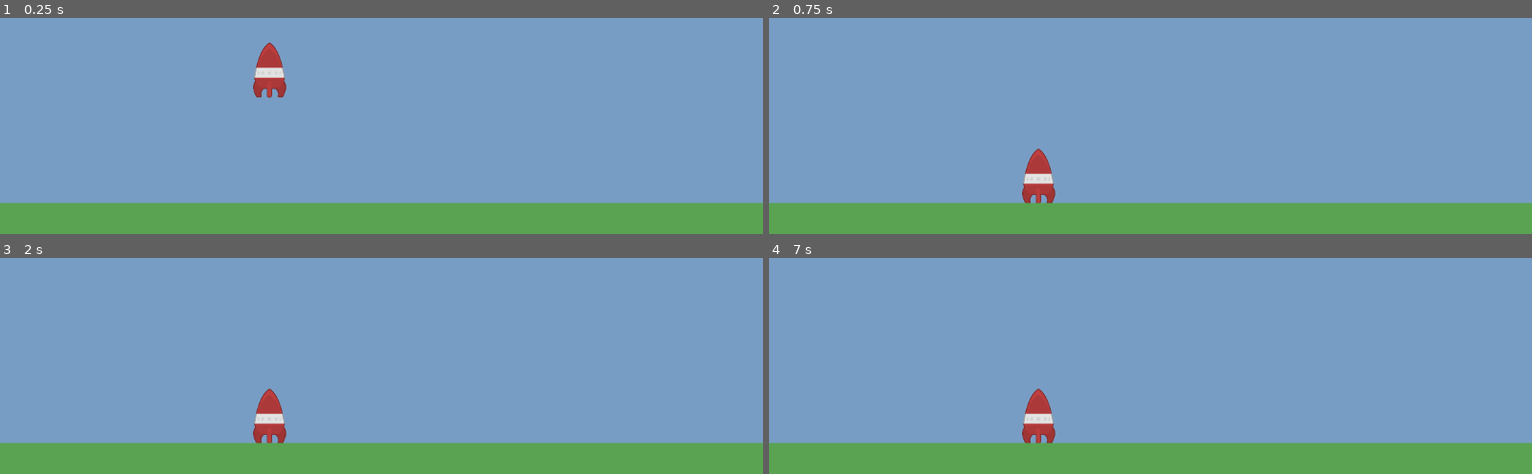
Above: before the commit, frames 1-4 (two rows, left to right).
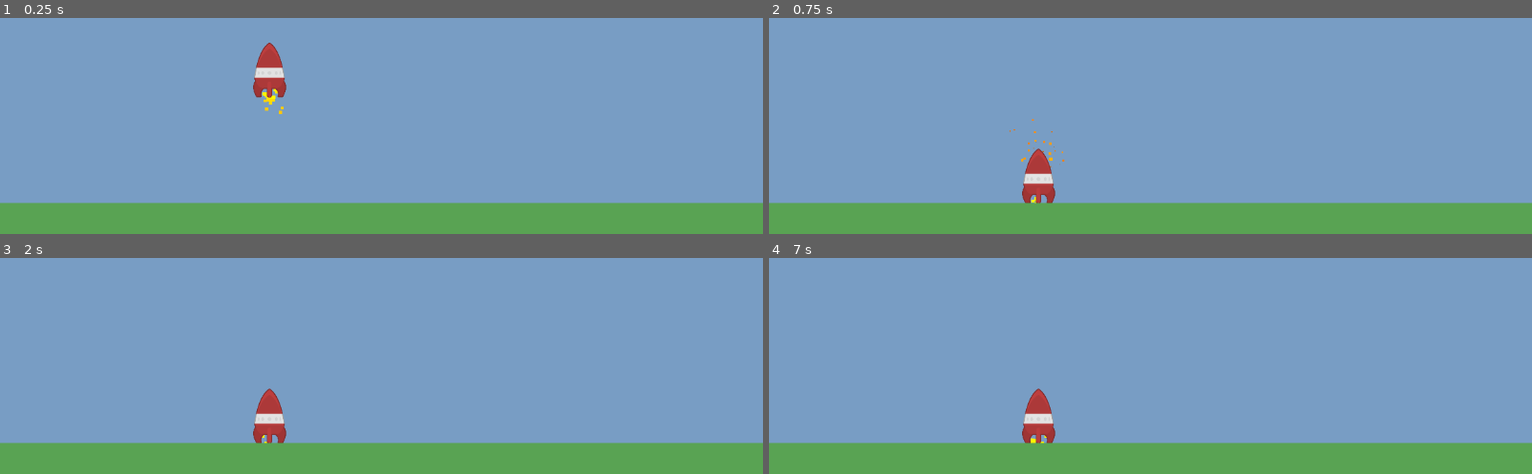
Above: after the commit, the same moments.

Repository: trflorian/galactic-hopper
Game: Godot game, scene res://game.tscn
Same seed, same stepped clock (60 frames per second), same inputs: the game is played once before the commit and once after it.
Inputs:
- Up to frame 1 (0.25 s): no input
- Up to frame 2 (0.75 s): no input
- Up to frame 3 (2 s): tap Enter at 1.25 s
- Up to frame 4 (7 s): tap Space at 2, 3.5, 5 s; tap Enter at 2.75, 4.25 s

The runs differ from the first frame. In frame 1, 0.1% of the frame differs, in the area x 34-38%, y 32-45%; in frame 2, less than 0.1%; in frame 3, less than 0.1%; in frame 4, less than 0.1%.

Commit message:
rocket fire particles

Diff:
--- a/game.tscn
+++ b/game.tscn
@@ -1,6 +1,39 @@
-[gd_scene load_steps=6 format=3 uid="uid://d31x4j4vwnl8r"]
+[gd_scene load_steps=11 format=3 uid="uid://d31x4j4vwnl8r"]
 
 [ext_resource type="Texture2D" uid="uid://dl7ycs1ynhdqf" path="res://hopper.png" id="1_ma4h7"]
+
+[sub_resource type="Gradient" id="Gradient_3egah"]
+offsets = PackedFloat32Array(0, 0.514539, 1)
+colors = PackedColorArray(1, 1, 0, 1, 1, 0.514333, 0.06, 1, 0.180005, 0.180005, 0.180005, 0.721569)
+
+[sub_resource type="GradientTexture1D" id="GradientTexture1D_badq0"]
+gradient = SubResource("Gradient_3egah")
+
+[sub_resource type="Curve" id="Curve_6gix7"]
+_data = [Vector2(0, 1), 0.0, 0.0, 0, 0, Vector2(1, 0), 0.0, 0.0, 0, 0]
+point_count = 2
+
+[sub_resource type="CurveTexture" id="CurveTexture_j2v7p"]
+curve = SubResource("Curve_6gix7")
+
+[sub_resource type="ParticleProcessMaterial" id="ParticleProcessMaterial_icb4k"]
+emission_shape = 3
+emission_box_extents = Vector3(10, 1, 1)
+particle_flag_disable_z = true
+direction = Vector3(0, 1, 0)
+spread = 21.17
+initial_velocity_min = 210.4
+initial_velocity_max = 375.88
+orbit_velocity_min = 0.0
+orbit_velocity_max = 0.0
+scale_min = 4.0
+scale_max = 6.0
+scale_curve = SubResource("CurveTexture_j2v7p")
+color_ramp = SubResource("GradientTexture1D_badq0")
+turbulence_enabled = true
+turbulence_influence_min = 0.03
+turbulence_initial_displacement_min = -49.8
+turbulence_initial_displacement_max = 30.7
 
 [sub_resource type="RectangleShape2D" id="RectangleShape2D_vw05s"]
 size = Vector2(46, 82)
@@ -21,6 +54,12 @@
 [node name="Hopper" type="RigidBody2D" parent="."]
 position = Vector2(-169, 47)
 
+[node name="GPUParticles2D" type="GPUParticles2D" parent="Hopper"]
+position = Vector2(0, 28)
+scale = Vector2(1, 1)
+amount = 70
+process_material = SubResource("ParticleProcessMaterial_icb4k")
+
 [node name="Sprite" type="Sprite2D" parent="Hopper"]
 scale = Vector2(0.340136, 0.340136)
 texture = ExtResource("1_ma4h7")
@@ -28,13 +67,13 @@
 [node name="CollisionShape2D" type="CollisionShape2D" parent="Hopper"]
 shape = SubResource("RectangleShape2D_vw05s")
 
-[node name="StaticBody2D" type="StaticBody2D" parent="."]
+[node name="Ground" type="StaticBody2D" parent="."]
 position = Vector2(0, 309)
 
-[node name="CollisionShape2D" type="CollisionShape2D" parent="StaticBody2D"]
+[node name="CollisionShape2D" type="CollisionShape2D" parent="Ground"]
 shape = SubResource("RectangleShape2D_3foxo")
 
-[node name="Sprite2D" type="Sprite2D" parent="StaticBody2D"]
+[node name="Sprite2D" type="Sprite2D" parent="Ground"]
 texture = SubResource("GradientTexture2D_8o72e")
 
 [node name="Camera2D" type="Camera2D" parent="."]
